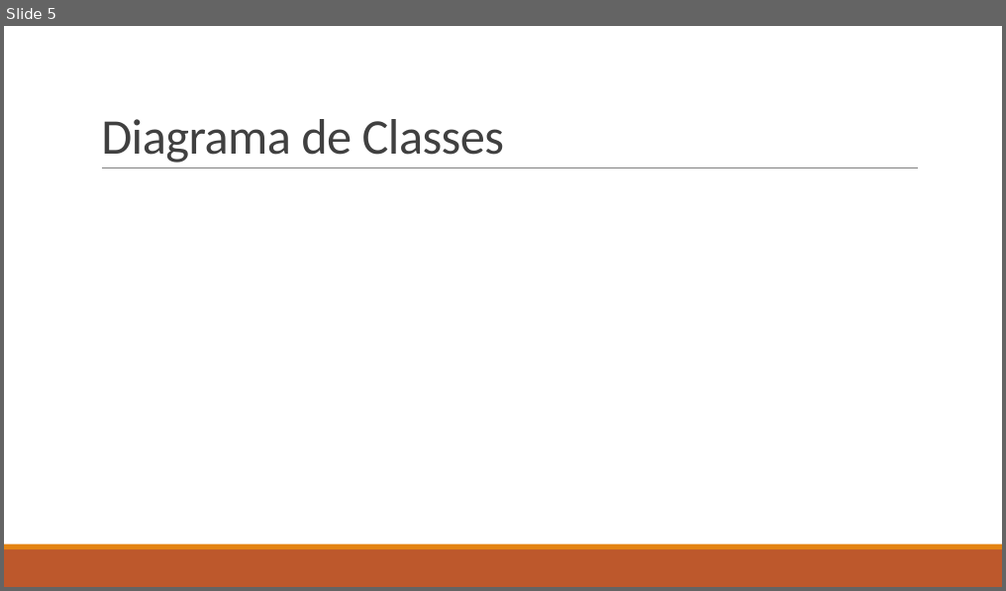
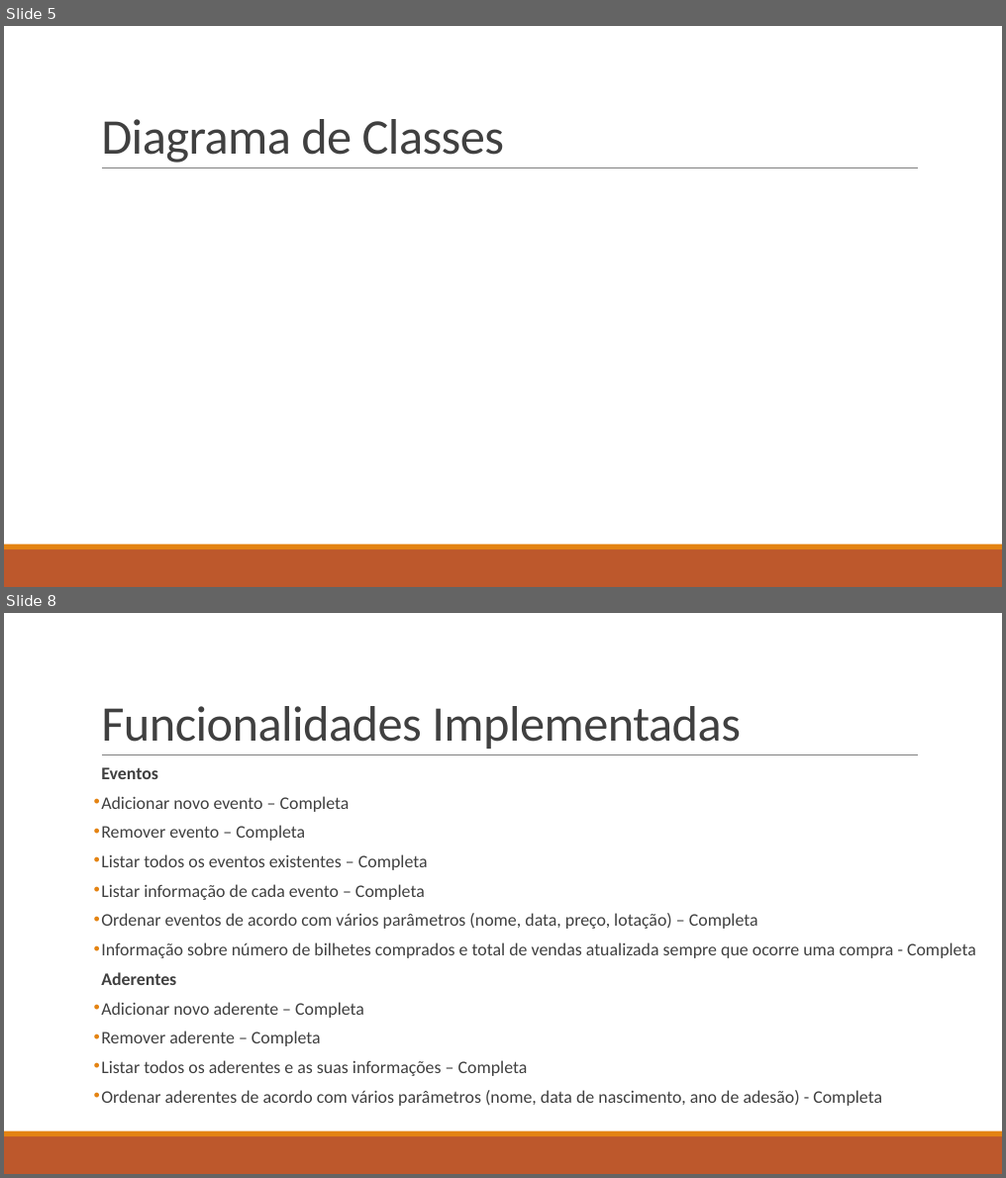
Before and after one commit to SnarkyTohgo/Cinemateca-Portuguesa, a slide deck: Apresentacao Projeto 1.pptx. Shown one above the other, each under a label of ours: slide 5 before the commit, slides 5 and 8 after it; the slides between them are not shown. The pictures are 1006x591 and 1006x1178 pixels, drawn with LibreOffice and Linux fonts; fonts in the diff are those of the drawing. Boxes give left, top, right and bottom in pixels: in the first picture for what was removed or moved away, otherwise in the second. Text is boxed around its words. In the diff, an @@ line names an element or a change of style, - is before the commit and + after.

```diff
--- a/Apresentacao Projeto 1.pptx
+++ b/Apresentacao Projeto 1.pptx
@@ slide 8 added at (4,613,1002,1174), background #FFFFFF; not listed: 3 template elements that a slide beside it also shows @@
@@ title added at (101,706,741,749), 48 pt, text #404040 @@
+Funcionalidades Implementadas
@@ text added at (101,767,976,1106), 17 pt, text #404040 @@
+  Eventos
+• Adicionar novo evento – Completa
+• Remover evento – Completa
+• Listar todos os eventos existentes – Completa
+• Listar informação de cada evento – Completa
+• Ordenar eventos de acordo com vários parâmetros (nome, data, preço, lotação) – Completa
+• Informação sobre número de bilhetes comprados e total de vendas atualizada sempre que ocorre uma compra - Completa
+  Aderentes
+• Adicionar novo aderente – Completa
+• Remover aderente – Completa
+• Listar todos os aderentes e as suas informações – Completa
+• Ordenar aderentes de acordo com vários parâmetros (nome, data de nascimento, ano de adesão) - Completa
```
Also in this commit, not shown: 6 slides changed, 1 other slide added, 1 slide removed, 2 other files.
